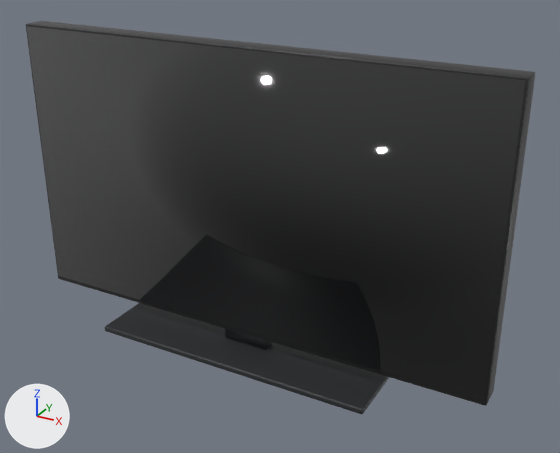
The glTF model apps/web/models/products/65QNED85AKS.glb: old version first, new version second.
Both versions are drawn from a camera (50 mm lens) standing at (1.053, -1.718, 1.276) and looking at (0.094, 0.027, 0.403). Lighting does not change. The marker at lower left points along +X, +Y and +Z. The older version comes first.

The older version as bpy lines, for what is in view:
```python
me_part = bpy.data.meshes.new('part')
me_part.from_pydata(...)  # 304 vertices, 588 faces; spans x -0.728..0.728, y -0.147..0.147, z 0.0..0.904
# faces by material slot: [188, 188, 12, 200]
me_part.materials.append(mat_body)  # black #1c1c1e
me_part.materials.append(mat_finish)  # black #1c1c1e
me_part.materials.append(mat_screen)  # black #050608
me_part.materials.append(mat_trim)  # dark grey #2b2d30
ob_65qned85aks = bpy.data.objects.new('65QNED85AKS', me_part)
ob_65qned85aks.location = (0.0, 0.0, 0.0)
```
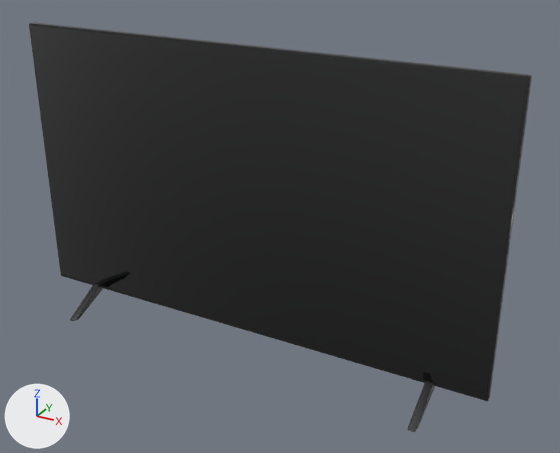
What differs and where, as boxes [x1, y1, x2, y2] in the pictures (560 x 453 px):
'65QNED85AKS', reshaped
    before: [26, 21, 535, 414]
    after: [29, 22, 532, 432]
part 1 of me_part, rebuilt
    before: [28, 21, 535, 403]
    after: [29, 22, 532, 401]
part 2 of me_part, rebuilt
    before: [26, 24, 529, 406]
    after: [30, 25, 527, 398]
part 3 of me_part, rebuilt (not visible afterwards)
    before: [26, 26, 526, 402]
part 4 of me_part, added
    after: [70, 284, 103, 321]
part 5 of me_part, added (black)
    after: [407, 381, 435, 432]
part 6 of me_part, deleted
    before: [105, 303, 389, 414]
part 7 of me_part, deleted
    before: [225, 328, 272, 350]

Patch to the scene script:
```diff
--- a/apps/web/models/products/65QNED85AKS.glb.py
+++ b/apps/web/models/products/65QNED85AKS.glb.py
@@ mat_dark @@
+mat_dark = principled_material('dark')
+mat_dark.base_color = (0.011, 0.0116, 0.013)  # black #1b1c1e
+mat_dark.coat_weight = 0.1
@@ me_part @@
 # used by ob_65qned85aks; location = (0.0, 0.0, 0.0)
-me_part.from_pydata(...)  # 304 vertices, 588 faces; spans x -0.728..0.728, y -0.147..0.147, z 0.0..0.904
-me_part.materials.append(mat_body)  # black #1c1c1e
+me_part.from_pydata(...)  # 444 vertices, 868 faces; spans x -0.728..0.728, y -0.148..0.148, z 0.0..0.904
+# me_part part 1: the loose piece of 96 vertices spanning x -0.728..0.728, y -0.027..0.035, z 0.06..0.904 is rebuilt with 96 vertices and now spans x -0.728..0.728, y -0.02..-0.002, z 0.065..0.904, in mat_finish (black #1c1c1e)
+# me_part part 2: the loose piece of 96 vertices spanning x -0.728..0.728, y -0.035..-0.027, z 0.06..0.904 is rebuilt with 96 vertices and now spans x -0.722..0.722, y -0.021..-0.017, z 0.075..0.898, in mat_screen (black #050608)
+# me_part part 3: the loose piece of 8 vertices spanning x -0.722..0.722, y -0.036..-0.032, z 0.074..0.898 is rebuilt with 168 vertices and now spans x -0.612..0.612, y -0.004..0.02, z 0.115..0.669, in mat_dark (black #1b1c1e)
+# me_part part 4: a new loose piece of 42 vertices spanning x -0.582..-0.559, y -0.148..0.148, z 0.0..0.079, in mat_dark (black #1b1c1e)
+# me_part part 5: a new loose piece of 42 vertices spanning x 0.559..0.582, y -0.148..0.148, z 0.0..0.079, in mat_dark (black #1b1c1e)
+# me_part part 6: the loose piece of 96 vertices spanning x -0.437..0.437, y -0.147..0.147, z 0.0..0.018 is deleted
+# me_part part 7: the loose piece of 8 vertices spanning x -0.07..0.07, y -0.02..0.02, z 0.018..0.06 is deleted
 me_part.materials.append(mat_finish)
 me_part.materials.append(mat_screen)
-me_part.materials.append(mat_trim)  # dark grey #2b2d30
+me_part.materials.append(mat_dark)  # black #1b1c1e
```
